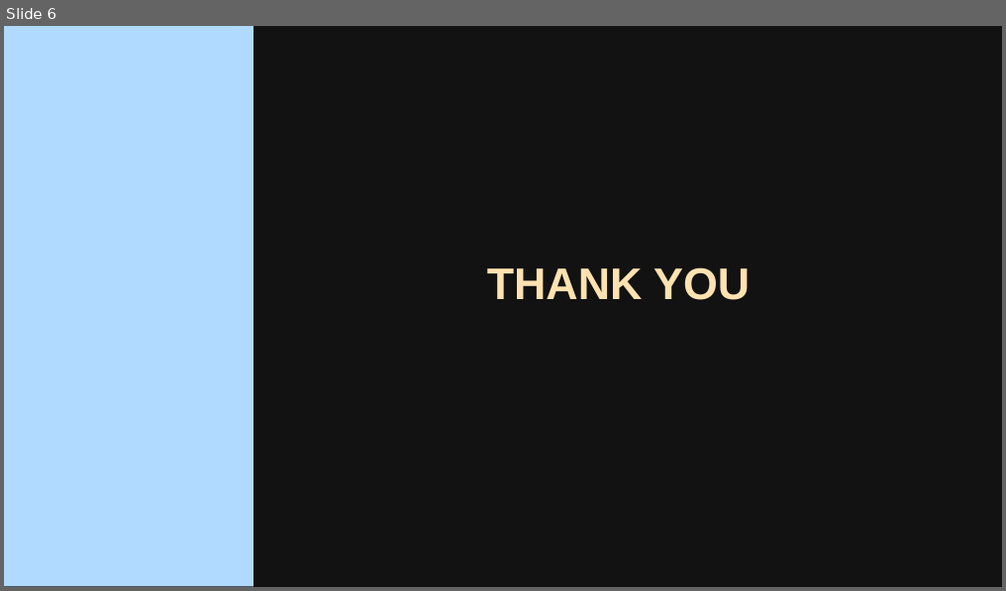
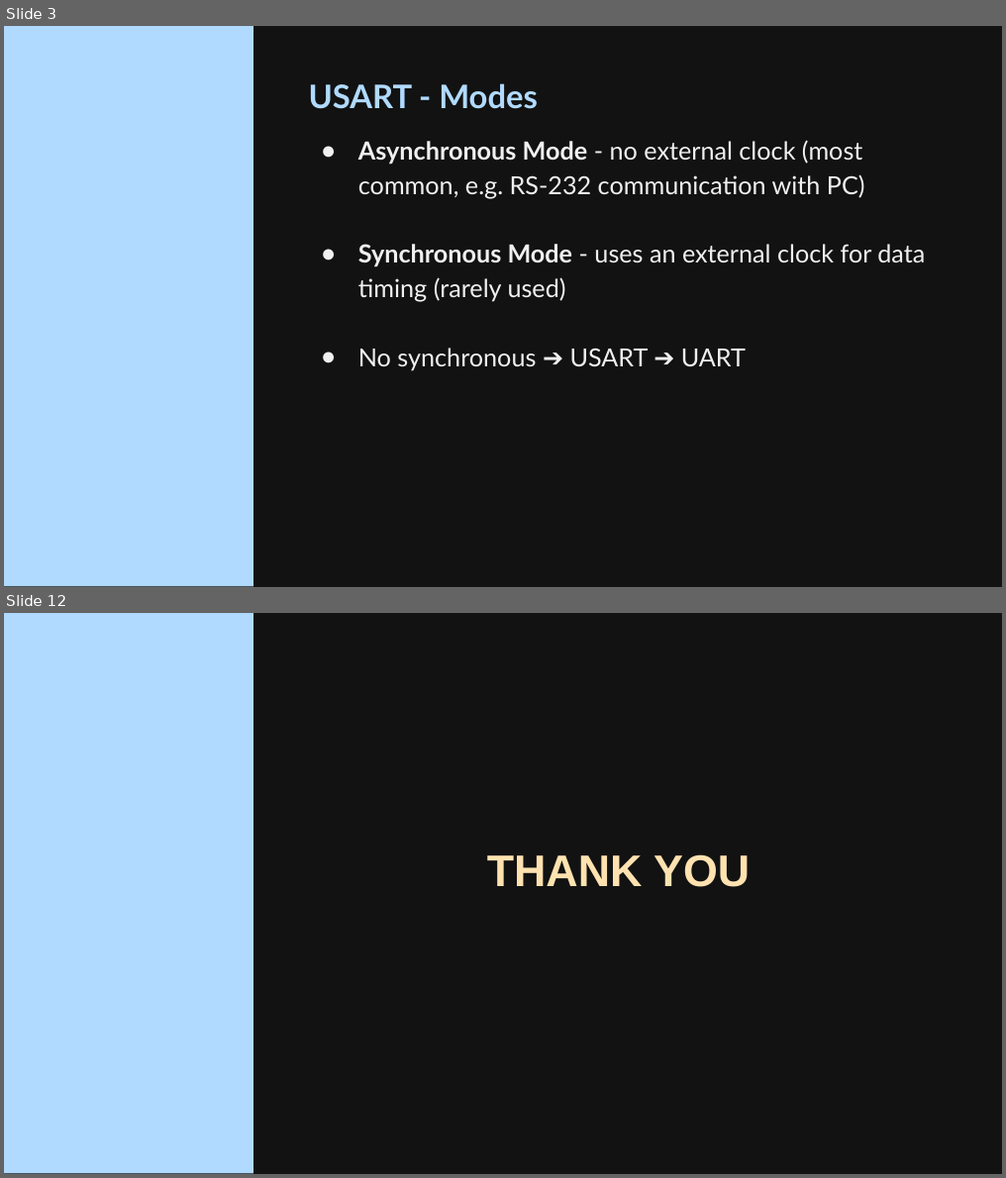
Before and after one commit to mohulmgeorge/embedded-systems, a slide deck: Presentations/AVR Live Class 16.pptx. Shown one above the other, each under a label of ours: slide 6 before the commit, slides 3 and 12 after it; the slides between them are not shown. The pictures are 1006x591 and 1006x1178 pixels, drawn with LibreOffice and Linux fonts; fonts in the diff are those of the drawing; background and template pictures are left out. Boxes give left, top, right and bottom in pixels: in the first picture for what was removed or moved away, otherwise in the second. Text is boxed around its words. In the diff, an @@ line names an element or a change of style, - is before the commit and + after.

```diff
--- a/Presentations/AVR Live Class 16.pptx
+++ b/Presentations/AVR Live Class 16.pptx
@@ slide 3 added at [4,26,1002,587], background picture (left out); not listed: 1 template element that a slide beside it also shows @@
@@ title added at [309,83,538,109], 23.4 pt, text #B0DAFF, bold @@
+USART - Modes
@@ text added at [358,140,925,371], 18 pt, text #F0F0F0 @@
+● Asynchronous Mode - no external clock (most common, e.g. RS-232 communication with PC)
+● Synchronous Mode - uses an external clock for data timing (rarely used)
+● No synchronous ➔ USART ➔ UART
@@ what was slide 6 is now slide 12 @@
```
Also in this commit, not shown: 1 slide changed, 9 other slides added, 4 slides removed, 15 other files.
